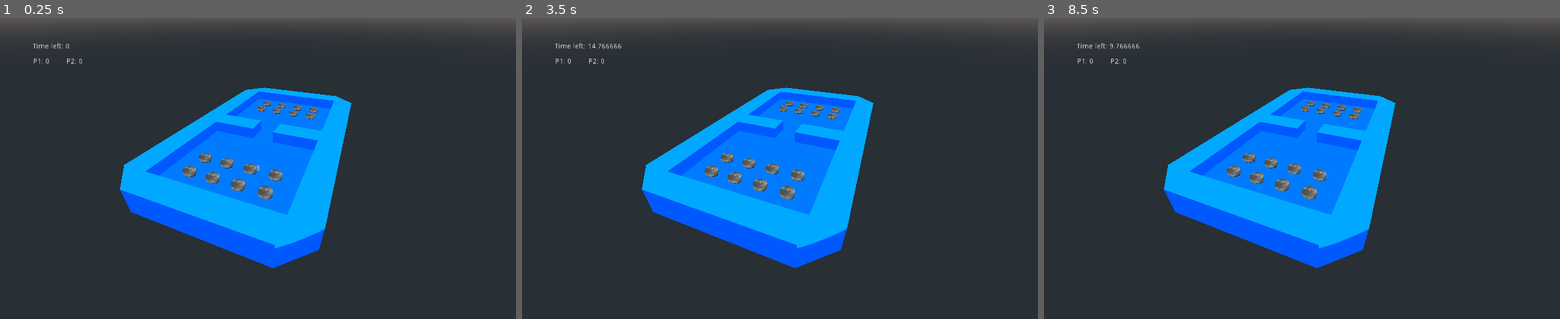
Above: before the commit, frames 1-3 (left to right).
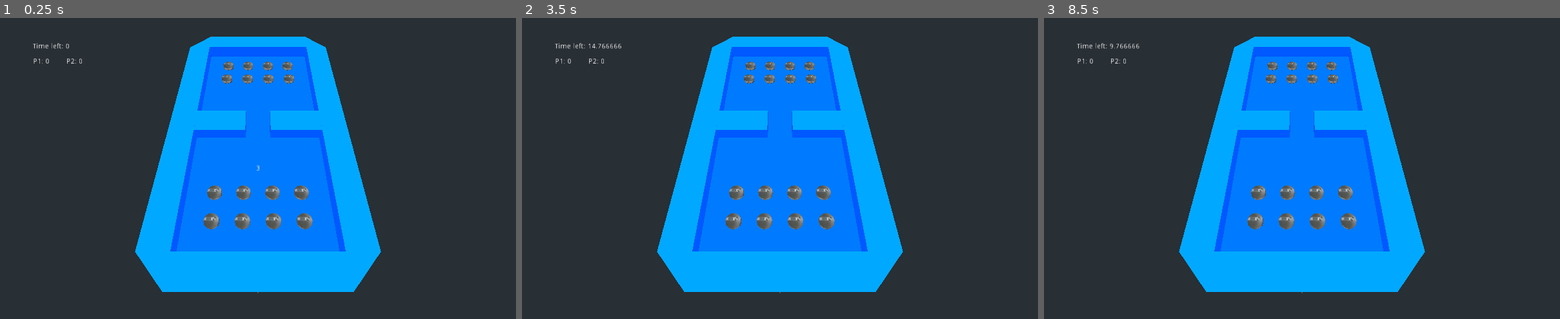
Above: after the commit, the same moments.

Repository: gamkedo-la/puck2000
Game: Godot game, scene res://scenes/GamePlay/GamePlay.tscn
Same seed, same stepped clock (60 frames per second), same inputs: the game is played once before the commit and once after it. This scene is started directly instead of the project's main scene.
Inputs (mouse positions are in pixels of both pictures, inside the frame that each line leads up to):
- Up to frame 1 (0.25 s): no input
- Up to frame 2 (3.5 s): tap Enter (ui_accept) at 0.5, 0.77, 1.25, 1.52, 2, 2.75, 3.02 s; move the mouse to (893, 153) at 0.52 s; tap Space (puck) at 0.6, 1.35, 2.3, 2.85 s; click (893, 153) at 0.67 s; move the mouse to (676, 183) at 1.27 s; click (676, 183) at 1.42 s; move the mouse to (831, 102) at 2.02 s; press the mouse at (831, 102) at 2.03 s; move the mouse to (754, 228) at 2.77 s; release the mouse at (754, 228) at 2.78 s; click (754, 228) at 2.92 s
- Up to frame 3 (8.5 s): move the mouse to (1456, 213) at 3.52 s; tap Space (puck) at 3.6, 4.55, 5.1, 5.85, 6.8, 7.35, 8.1 s; click (1456, 213) at 3.67 s; tap Enter (ui_accept) at 3.77, 4.52, 6.02, 6.77, 7.52 s; move the mouse to (1147, 123) at 4.27 s; click (1147, 123) at 4.35 s; move the mouse to (1327, 168) at 5.02 s; click (1327, 168) at 5.17 s; move the mouse to (1224, 93) at 5.77 s; click (1224, 93) at 5.92 s; move the mouse to (1415, 153) at 6.52 s; press the mouse at (1415, 153) at 6.53 s; move the mouse to (1198, 183) at 7.27 s; release the mouse at (1198, 183) at 7.28 s; click (1198, 183) at 7.42 s; move the mouse to (1353, 102) at 8.02 s; click (1353, 102) at 8.17 s

The runs differ from the first frame. In frame 1, 30% of the frame differs, in the area x 0-100%, y 0-92%; in frame 2, 30%; in frame 3, 30%.

Commit message:
fix puck directional input, add dynamic push_power

Diff:
--- a/pucks/puck.gd
+++ b/pucks/puck.gd
@@ -5,6 +5,8 @@
 
 export var camera_node_path:NodePath
 export var isInteractable:bool
+export var max_push_force:float = 24.0
+export var push_force_multiplier:float = 2.0
 export var push_force:float
 export var isDebug:bool = false
 
@@ -42,6 +44,9 @@
 	cur_dir = current_transform.basis.xform(Vector3(0, 0, 1))
 	var target_dir = (target_position - current_transform.origin).normalized()
 
+	# unary minus operator
+	target_dir = Vector3(-target_dir.x, 0.0, -target_dir.z)
+
 	if isDebug:
 		DebugDraw.set_text("target_dir", target_dir)
 
@@ -68,11 +73,23 @@
 		return 0.0
 
 
+func check_force(current_transform, target_position):
+	# code to check how much force to push the puck
+	var new_push_force = (target_position - current_transform.origin).length()
+	DebugDraw.set_text("push_force input",new_push_force)
+	new_push_force = new_push_force * push_force_multiplier
+	DebugDraw.set_text("push_force output",new_push_force)
+	if new_push_force > max_push_force:
+		new_push_force = max_push_force
+	push_force = new_push_force
+	pass
+
 func _integrate_forces(state: PhysicsDirectBodyState) -> void:
 
 	if isSelected:
 		set_linear_velocity(Vector3.ZERO)
 		look_follow(state, get_global_transform(), targetDest)
+		check_force(get_global_transform(), targetDest)
 	pass
 
 
@@ -101,12 +118,13 @@
 	rayEnd = rayOrigin + camera.project_ray_normal(mouse_position) * 2000
 	# get the ray hit
 	var intersection = space_state.intersect_ray(rayOrigin, rayEnd, [], 1)
+#	var intersection = space_state.intersect_ray(rayOrigin, rayEnd)
 	# we want to exclude anything marked on Collision layer 3 "wall" because it messes with the mouse raycast
 	# if there is a proper ray hit get its position and rotate towards it
 
 	if isDebug:
 		DebugDraw.set_text("mouse screen pos", mouse_position)
-		DebugDraw.set_text("intersection", intersection)
+#		DebugDraw.set_text("intersection", intersection)
 
 	if not intersection.empty():
 		var pos = Vector3(intersection.position.x, 0.0, intersection.position.z)
@@ -120,7 +138,8 @@
 		# need an "offset" for when the puck rotates whilst moving
 		# lock the Angular Y axis for now for prototype
 #			targetDest = translation - look_here
-		targetDest = Vector3(-look_here.x, look_here.y, -look_here.z) #unary minus operator
+#		targetDest = Vector3(-look_here.x, look_here.y, -look_here.z) #unary minus operator
+		targetDest = look_here
 #		DebugDraw.draw_line_3d(pos, rayEnd, Color(0, 1, 0))
 
 #			pointer.look_at(Vector3(targetDest.x, translation.y, targetDest.z), Vector3(0, 1, 0))
--- a/scenes/GamePlay/GamePlay.tscn
+++ b/scenes/GamePlay/GamePlay.tscn
@@ -13,7 +13,7 @@
 round_time = 15.0
 
 [node name="Camera" type="Camera" parent="."]
-transform = Transform( 0.921199, -0.228141, 0.315189, 0, 0.810063, 0.586343, -0.389092, -0.540139, 0.746229, 6.61933, 10.7554, 17.8229 )
+transform = Transform( 1, 0, 0, 0, 0.5, 0.866025, 0, -0.866026, 0.5, 0, 15, 12 )
 
 [node name="Pucks" type="Spatial" parent="."]
 script = ExtResource( 4 )
--- a/test_scenes/puck_test/PuckTest.tscn
+++ b/test_scenes/puck_test/PuckTest.tscn
@@ -56,7 +56,7 @@
 script = SubResource( 9 )
 
 [node name="Camera" type="Camera" parent="."]
-transform = Transform( 0.999962, -0.00863966, 0.00122124, 0, 0.139962, 0.990157, -0.00872555, -0.990119, 0.139956, 0.00590593, 4.69829, 0.143482 )
+transform = Transform( 0.999991, -0.00429887, 0.000742202, 0, 0.170133, 0.985421, -0.00436247, -0.985411, 0.170132, 0.00495545, 6.27356, 0.554742 )
 
 [node name="Floor" type="StaticBody" parent="."]
 transform = Transform( 1, 0, 0, 0, 1, 0, 0, 0, 1, 0, 0, 1 )
